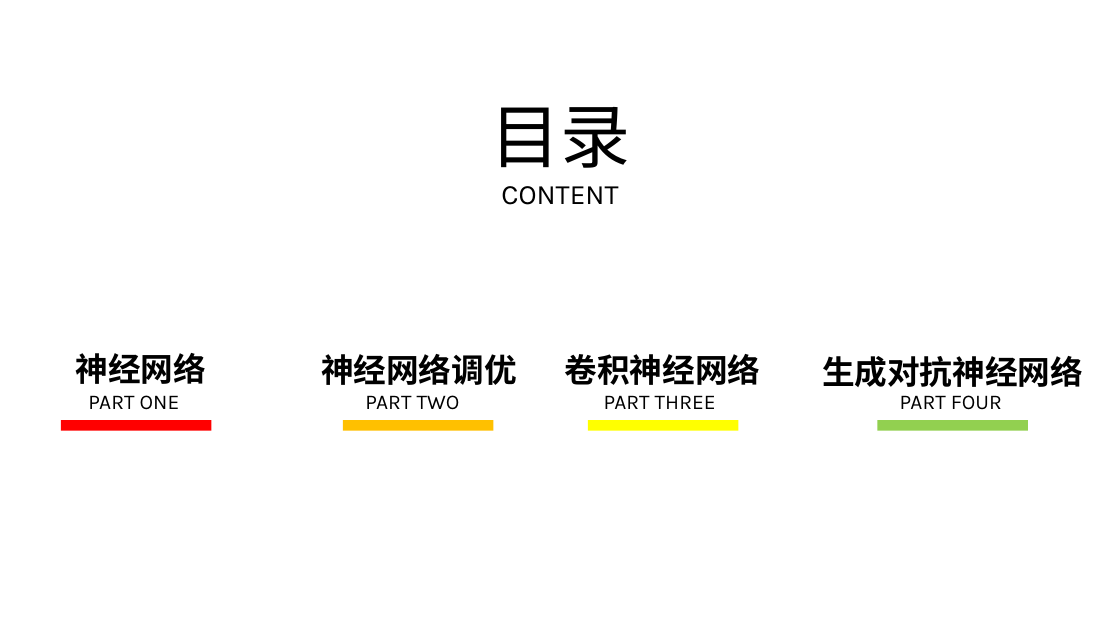
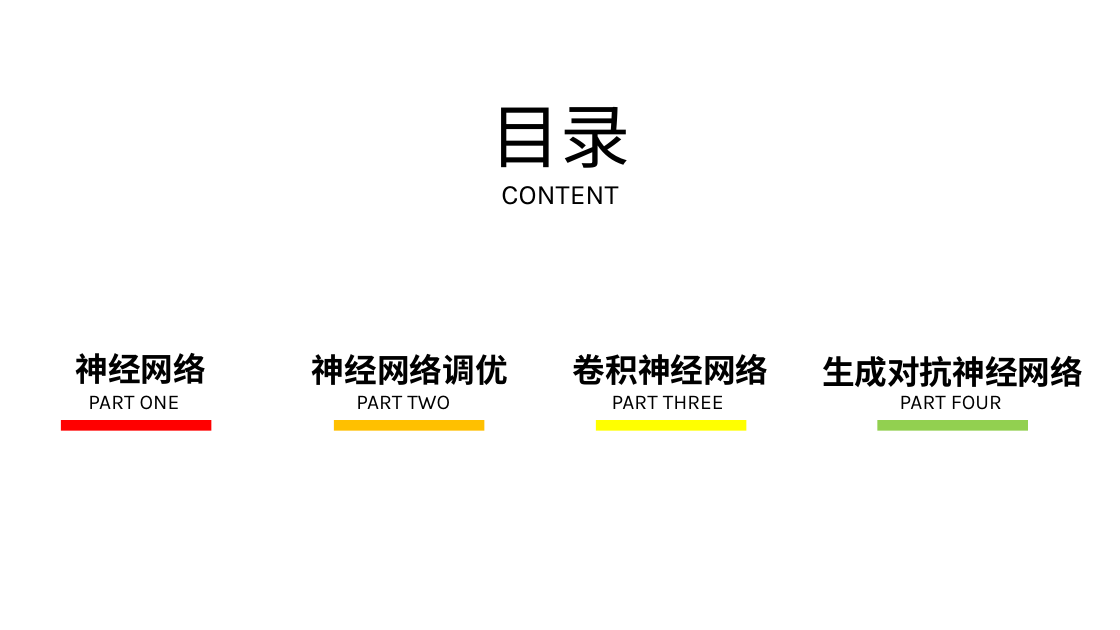
Before and after one commit to kaixinbaba/rlshare, a slide deck: slide 2 of 机器学习分享-神经网络.pptx. Drawn at 1120x630 pixels with LibreOffice and Linux fonts; fonts in the diff are those of the drawing. Boxes give left, top, right and bottom in pixels: in the first picture for what was removed or moved away, otherwise in the second. Text is boxed around its words. In the diff, an @@ line names an element or a change of style, - is before the commit and + after.

```diff
--- a/机器学习分享-神经网络.pptx
+++ b/机器学习分享-神经网络.pptx
@@ text "卷积神经网络": place and size @@
-text "卷积神经网络" at [565, 354, 761, 385]
+text "卷积神经网络" at [573, 354, 769, 385]
@@ text "PART THREE": place and size @@
-text "PART THREE" at [604, 395, 716, 409]
+text "PART THREE" at [612, 395, 724, 409]
@@ 2 texts, 1 rectangle: place and size @@
-2 texts, 1 rectangle at [321, 354, 517, 430]
+2 texts, 1 rectangle at [312, 354, 508, 430]
@@ rectangle: place and size @@
-rectangle at [588, 420, 739, 430]
+rectangle at [596, 420, 746, 430]
```
Also in this commit, not shown: 7 other slides changed, 2 slides added, 3 slides removed.
